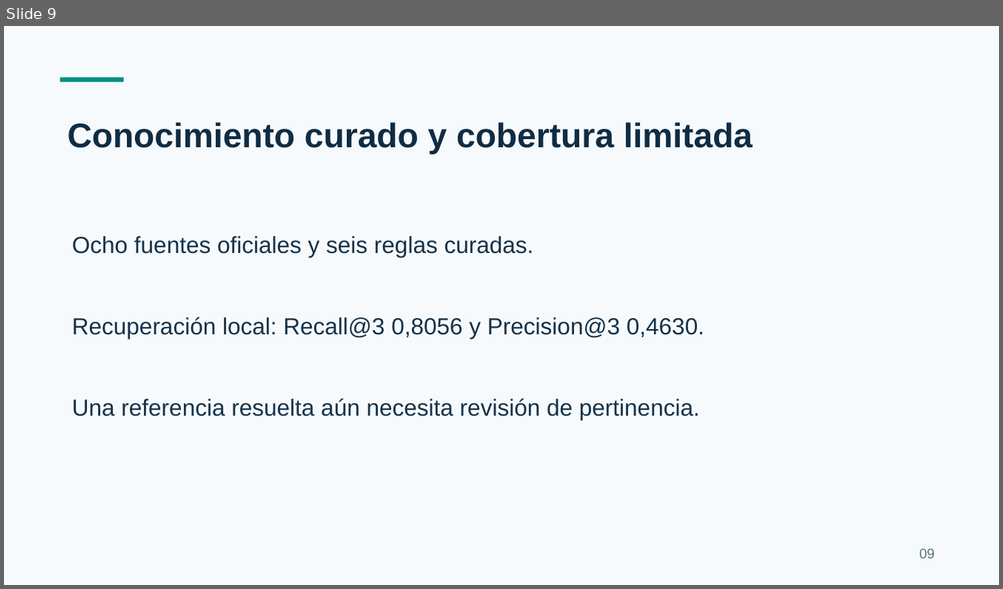
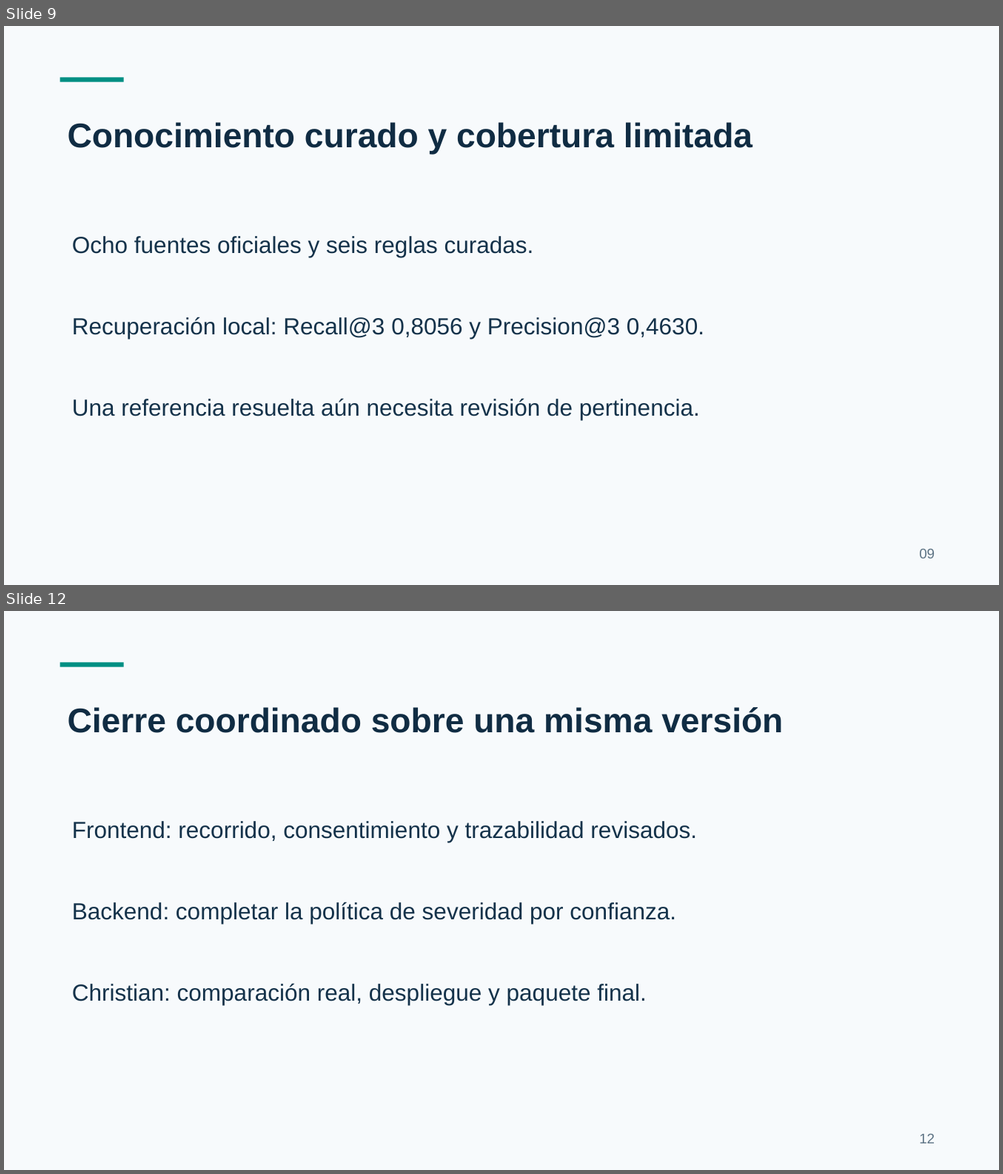
Before and after one commit to Christian-gv-01/revisor-inteligente-codigo, a slide deck: docs/presentacion/CODEGUARD-borrador-12-minutos.pptx. Shown one above the other, each under a label of ours: slide 9 before the commit, slides 9 and 12 after it; the slides between them are not shown. The pictures are 1003x589 and 1003x1174 pixels, drawn with LibreOffice and Linux fonts; fonts in the diff are those of the drawing. Boxes give left, top, right and bottom in pixels: in the first picture for what was removed or moved away, otherwise in the second. Text is boxed around its words. In the diff, an @@ line names an element or a change of style, - is before the commit and + after.

Commit message:
docs: revisar agente v2 y presupuesto con trazabilidad y sustentacion

```diff
--- a/docs/presentacion/CODEGUARD-borrador-12-minutos.pptx
+++ b/docs/presentacion/CODEGUARD-borrador-12-minutos.pptx
@@ slide 12 added at [4, 611, 999, 1170], background #F7FAFC @@
@@ rectangle added at [60, 663, 123, 667], fill #008F83 @@
@@ text added at [68, 707, 782, 733], 33 pt, text #102C43, bold @@
+Cierre coordinado sobre una misma versión
@@ text added at [72, 821, 697, 843], 22.5 pt, text #14324A @@
+Frontend: recorrido, consentimiento y trazabilidad revisados.
@@ text added at [72, 902, 676, 924], 22.5 pt, text #14324A @@
+Backend: completar la política de severidad por confianza.
@@ text added at [72, 983, 646, 1005], 22.5 pt, text #14324A @@
+Christian: comparación real, despliegue y paquete final.
@@ text added at [919, 1134, 934, 1144], 13.5 pt, text #5D7384 @@
+12
```
Also in this commit, not shown: 4 slides changed, 2 other slides added, 3 slides removed, 17 other files.
